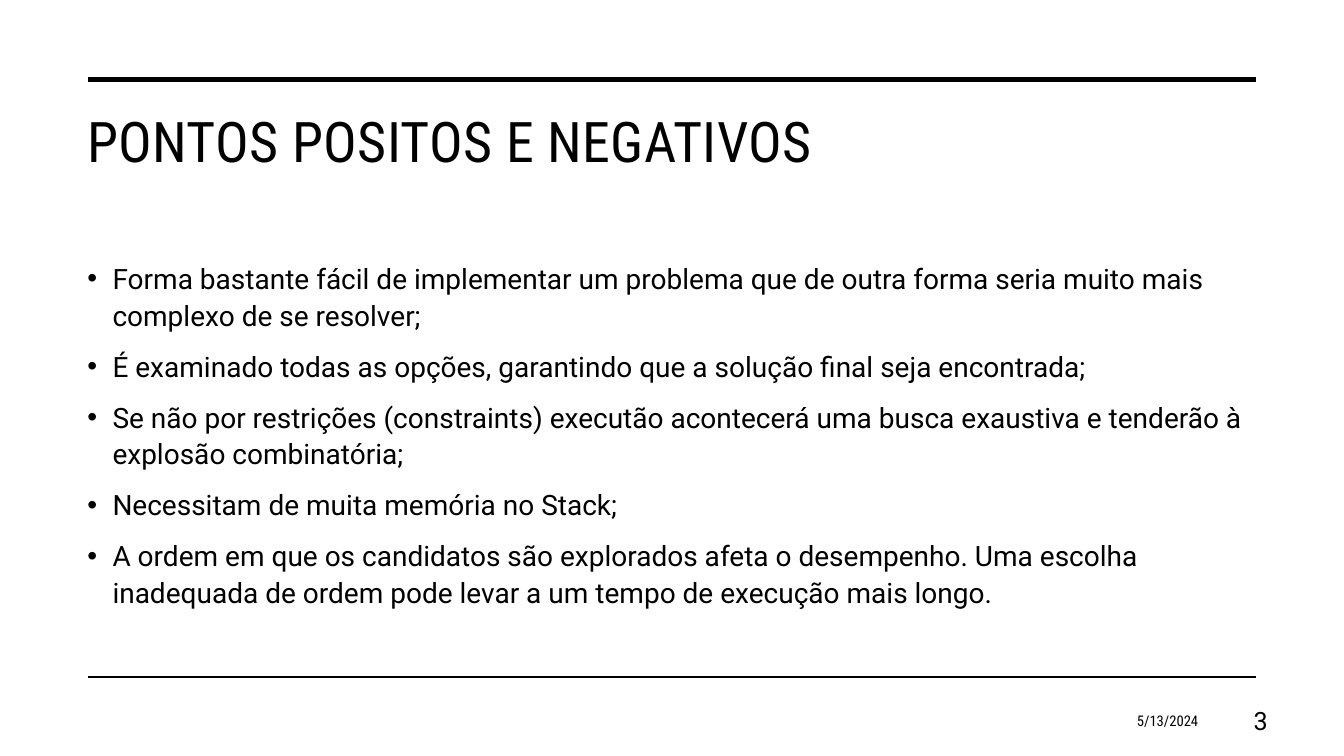
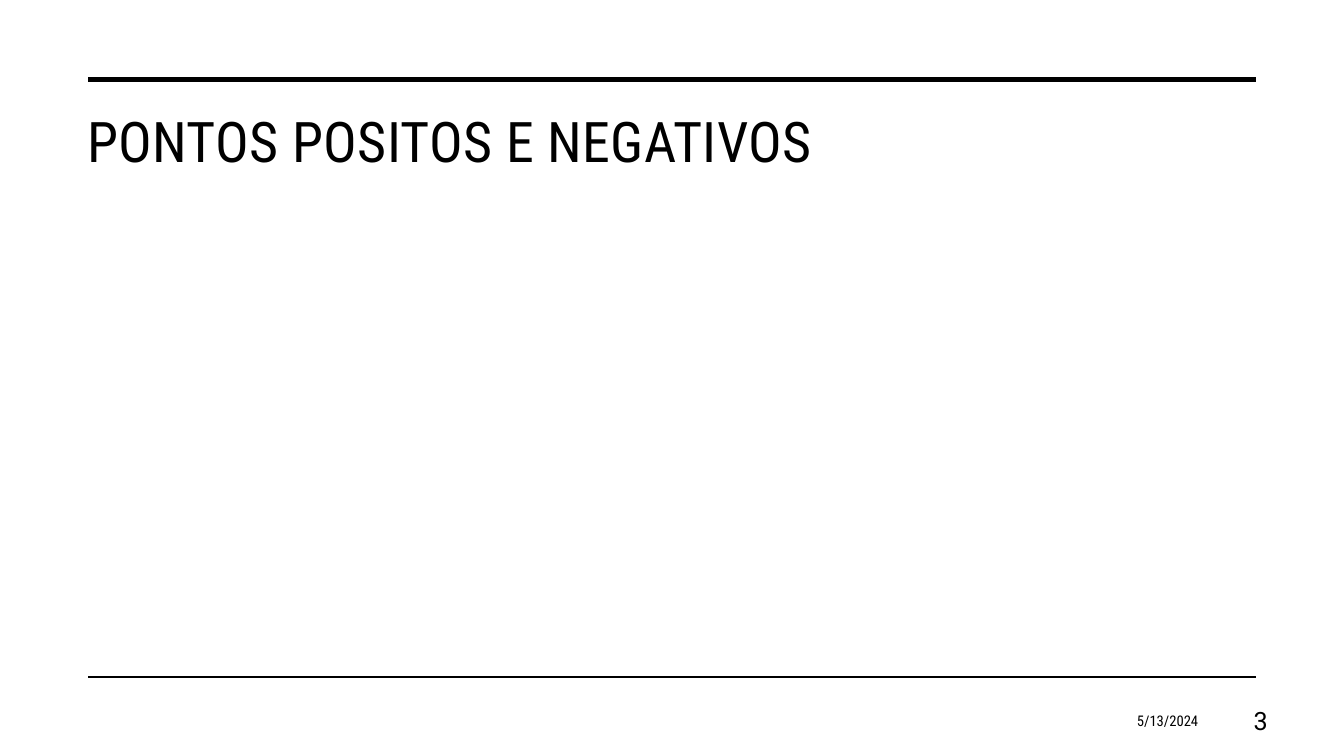
Before and after one commit to eduardosavian/chess-horse-tour, a slide deck: slide 3 of Presentation.pptx. Drawn at 1344x756 pixels with LibreOffice and Linux fonts; fonts in the diff are those of the drawing. Boxes give left, top, right and bottom in pixels: in the first picture for what was removed or moved away, otherwise in the second. Text is boxed around its words. In the diff, an @@ line names an element or a change of style, - is before the commit and + after.

```diff
--- a/Presentation.pptx
+++ b/Presentation.pptx
@@ text removed at [113, 267, 1241, 609] @@
-• Forma bastante fácil de implementar um problema que de outra forma seria muito mais complexo de se resolver;
-• É examinado todas as opções, garantindo que a solução final seja encontrada;
-• Se não por restrições (constraints) executão acontecerá uma busca exaustiva e tenderão à explosão combinatória;
-• Necessitam de muita memória no Stack;
-• A ordem em que os candidatos são explorados afeta o desempenho. Uma escolha inadequada de ordem pode levar a um tempo de execução mais longo.
```
Also in this commit, not shown: 4 other slides changed, 10 slides removed, 4 other files.
